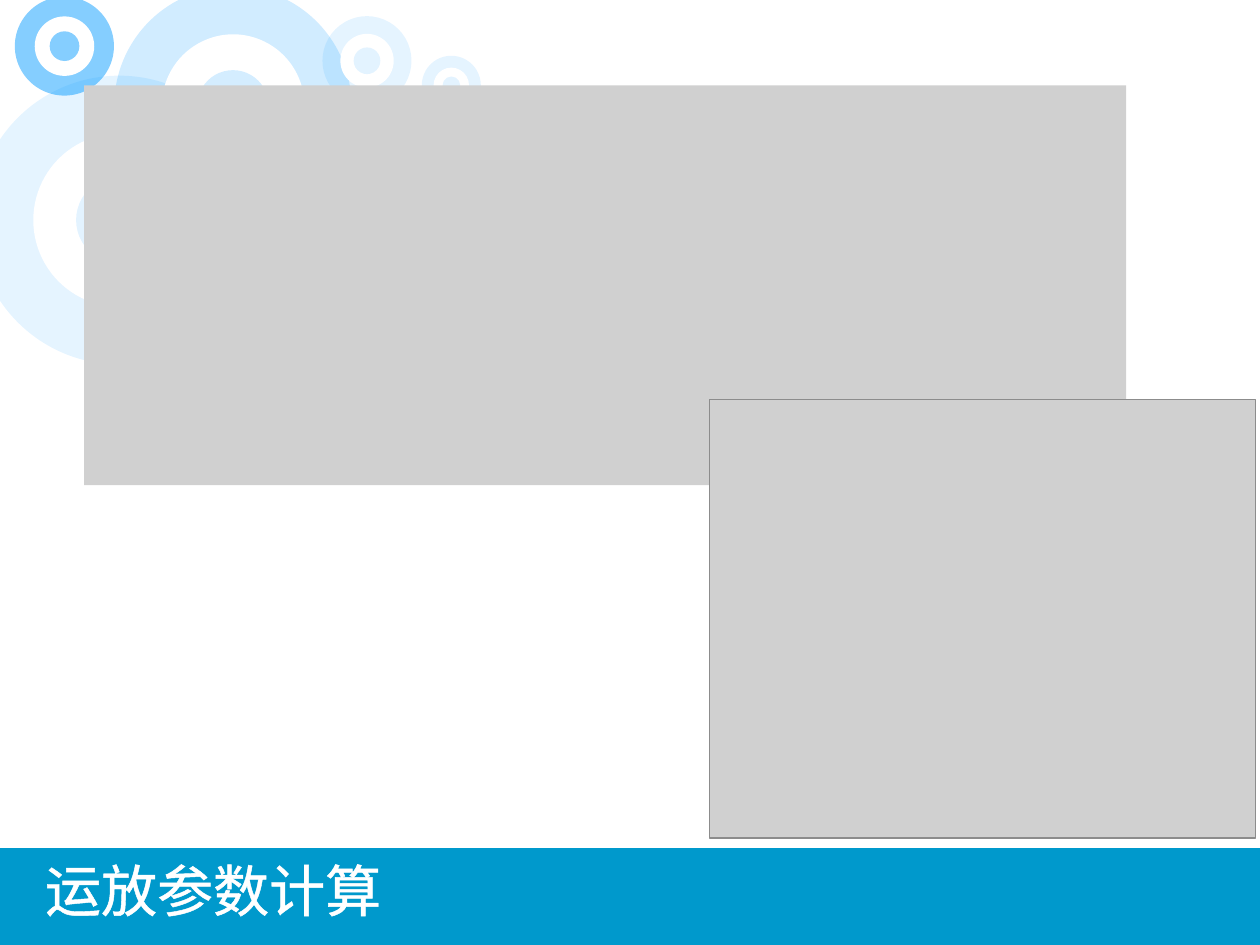
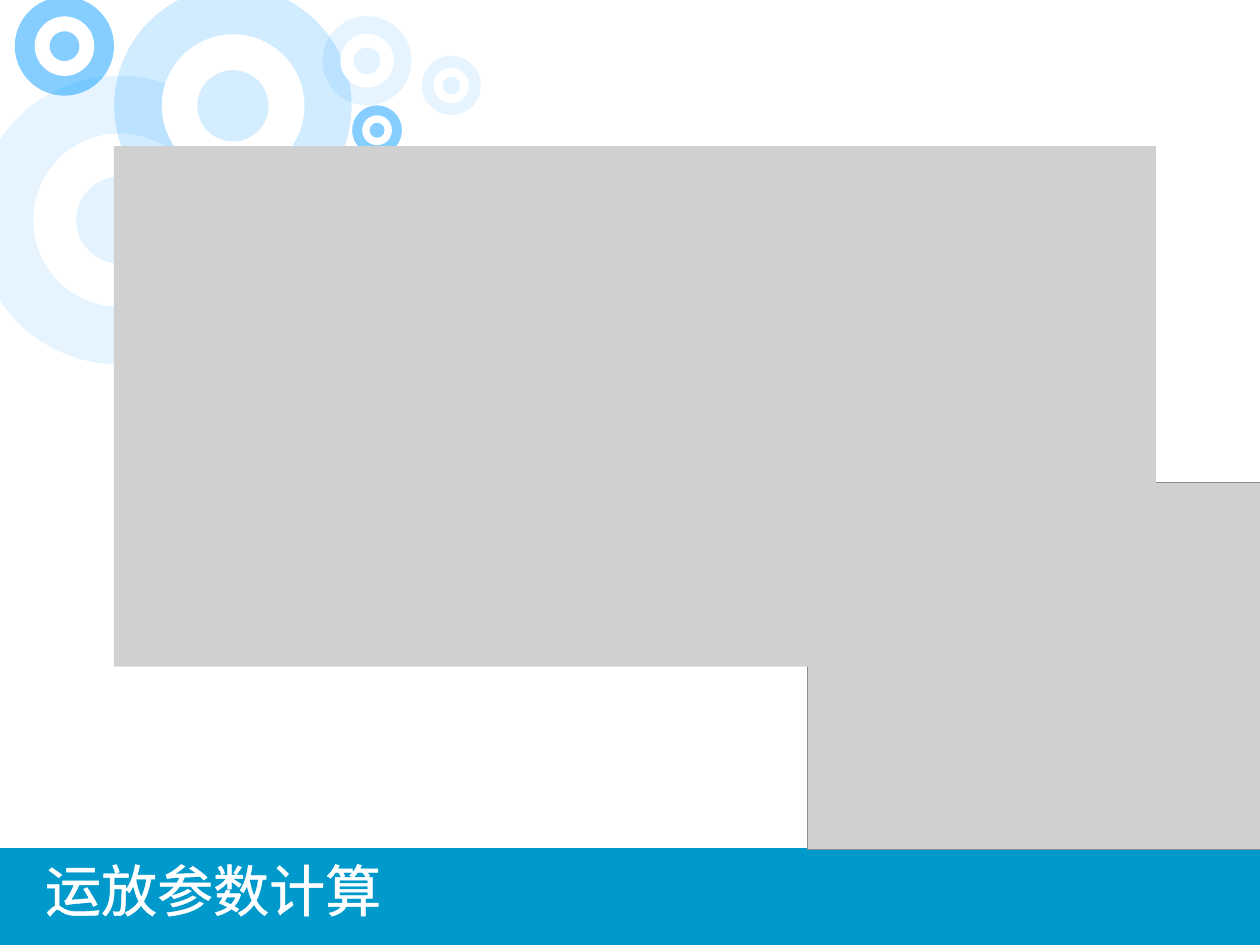
Before and after one commit to wyu0725/2MSPS-DAQ_CARD, a slide deck: slide 12 of 2M采样率双通道数据采集卡.pptx (slide 8 before the commit). Drawn at 1260x945 pixels with LibreOffice and Linux fonts; fonts in the diff are those of the drawing; grey boxes stand for pictures. Boxes give left, top, right and bottom in pixels: in the first picture for what was removed or moved away, otherwise in the second. Text is boxed around its words. In the diff, an @@ line names an element or a change of style, - is before the commit and + after.

```diff
--- a/2M采样率双通道数据采集卡.pptx
+++ b/2M采样率双通道数据采集卡.pptx
@@ ellipse added at bbox=[353, 106, 402, 155], fill #0099FF at 48% opacity @@
@@ ellipse added at bbox=[362, 115, 392, 145], fill #FFFFFF @@
@@ picture: place and size @@
-picture at bbox=[84, 86, 1126, 485]
+picture at bbox=[115, 146, 1157, 667]
@@ ellipse added at bbox=[369, 122, 384, 137], fill #0099FF at 48% opacity @@
@@ picture: place and size @@
-picture at bbox=[709, 399, 1255, 838]
+picture at bbox=[808, 483, 1260, 849]
```
Also in this commit, not shown: 11 other slides changed, 12 slides added, 5 slides removed, 6 other files.
